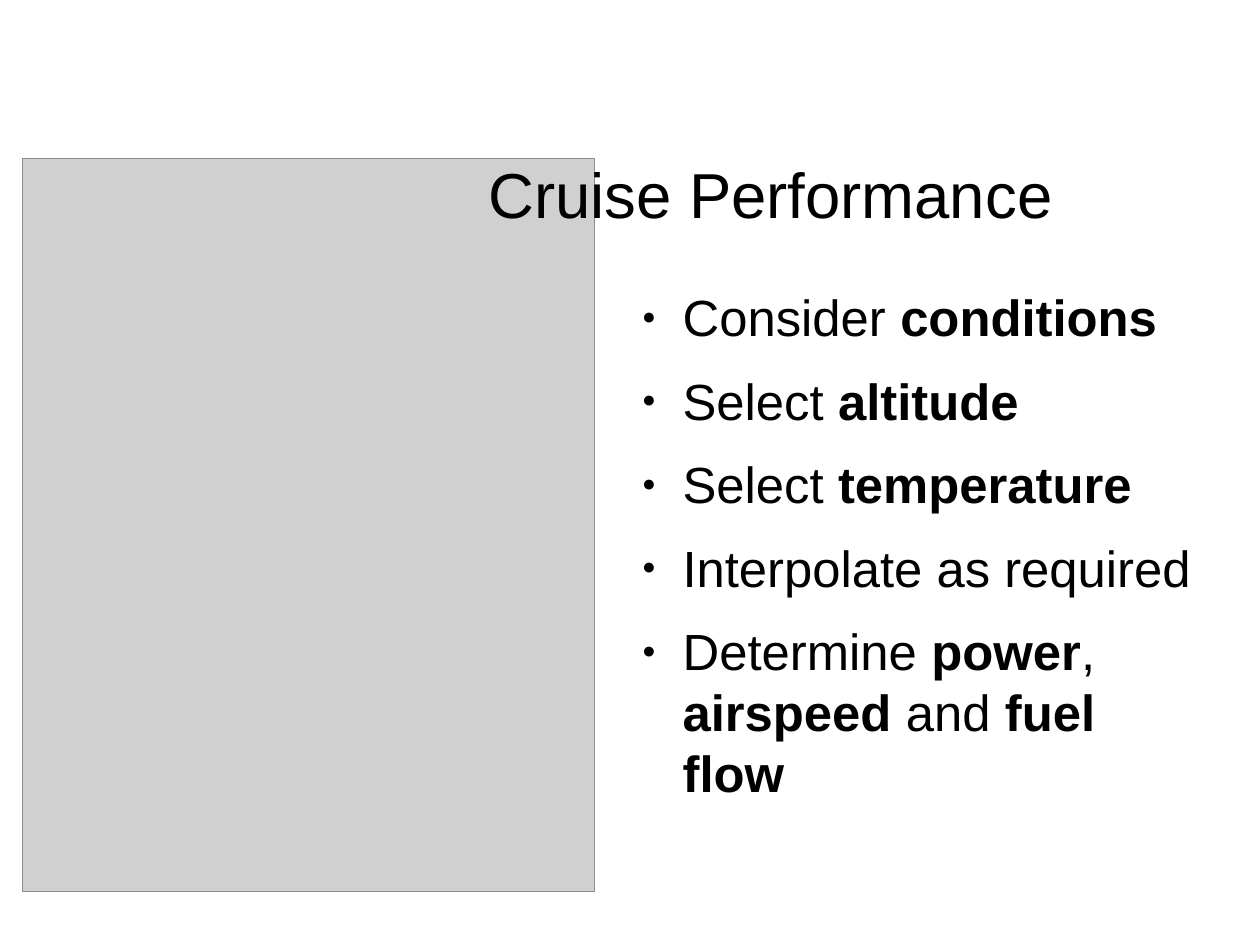
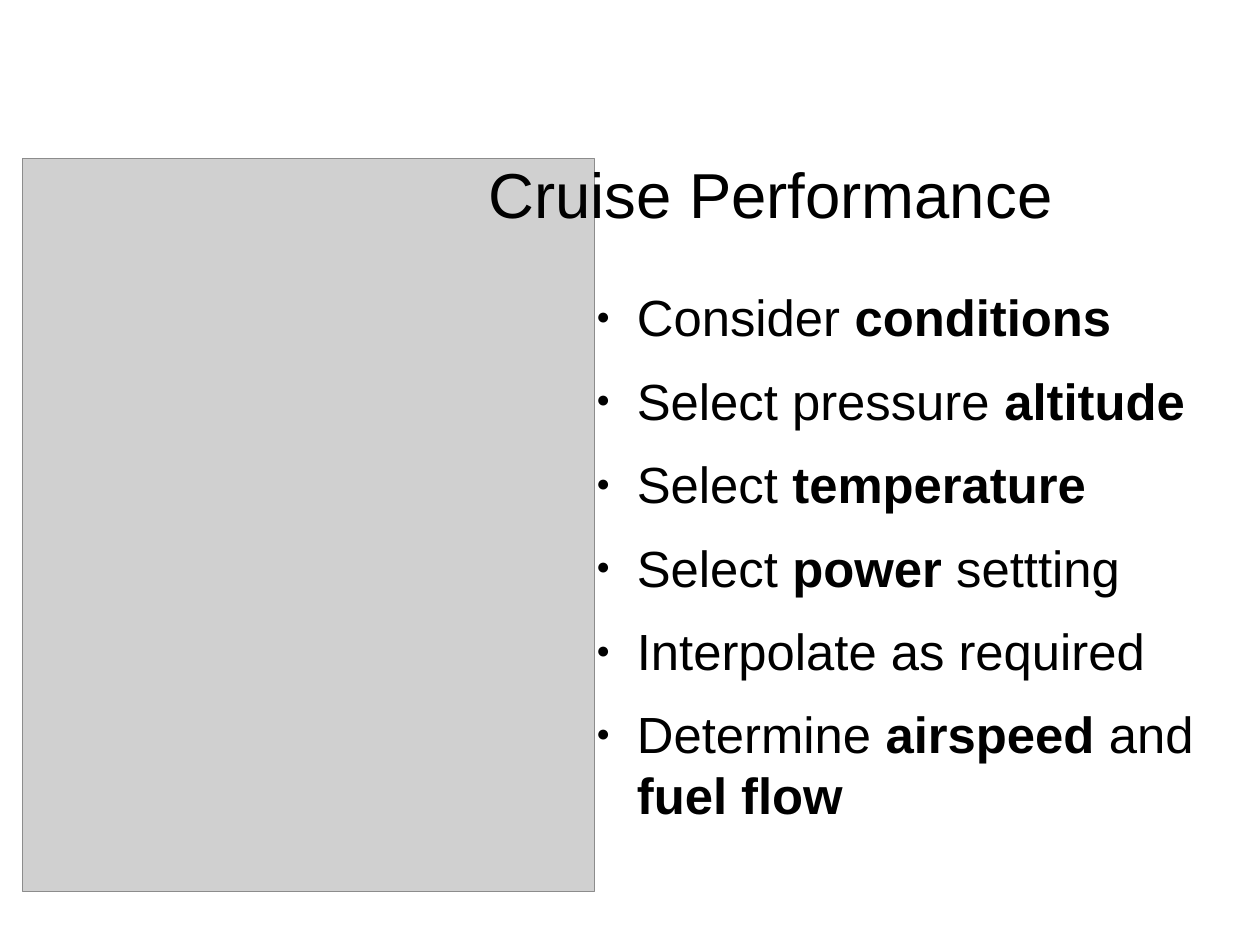
Before and after one commit to stephanheinemann/flight, a slide deck: slide 7 of FI/RangeAndEndurance/RangeAndEndurance.odp. Drawn at 1260x945 pixels with LibreOffice and Linux fonts; fonts in the diff are those of the drawing; grey boxes stand for pictures; background and template pictures are left out. Boxes give left, top, right and bottom in pixels: in the first picture for what was removed or moved away, otherwise in the second. Text is boxed around its words. In the diff, an @@ line names an element or a change of style, - is before the commit and + after.

```diff
--- a/FI/RangeAndEndurance/RangeAndEndurance.odp
+++ b/FI/RangeAndEndurance/RangeAndEndurance.odp
@@ text "Consider conditions" moved from (x1=683, y1=299, x2=1190, y2=793) to (x1=637, y1=299, x2=1194, y2=815) @@
@@ text at (x1=637, y1=383, x2=1184, y2=430): text changed; bold off @@
-● Select altitude
+● Select pressure altitude
@@ text at (x1=637, y1=550, x2=1120, y2=597): paragraph added @@
+● Select power settting
@@ text at (x1=637, y1=716, x2=1194, y2=815): text changed @@
-● Determine power, airspeed and fuel flow
+● Determine airspeed and fuel flow
```
Also in this commit, not shown: 6 other slides changed, 13 other files.
